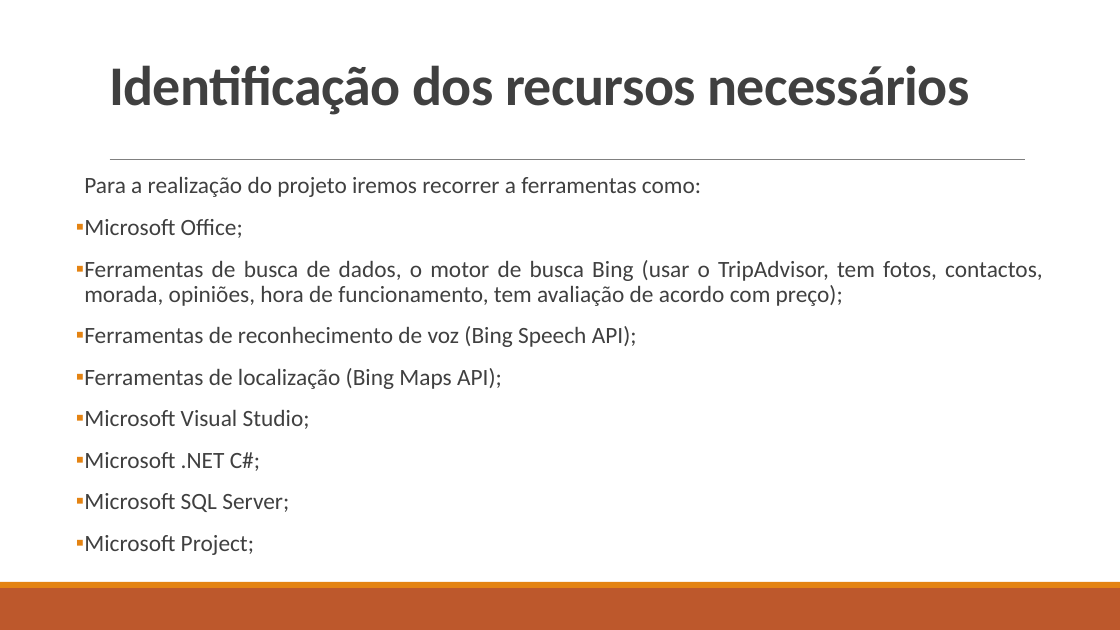
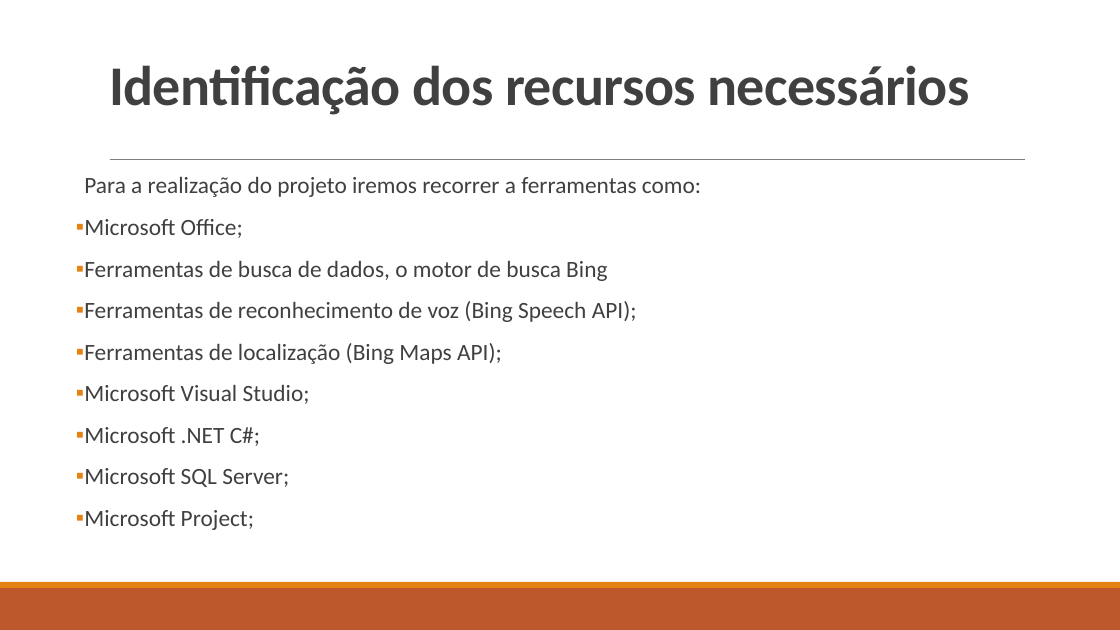
Before and after one commit to natawild/LI4-16-17, a slide deck: slide 10 of Etapa1/Apresentação1fase.pptx. Drawn at 1120x630 pixels with LibreOffice and Linux fonts; fonts in the diff are those of the drawing. Boxes give left, top, right and bottom in pixels: in the first picture for what was removed or moved away, otherwise in the second. Text is boxed around its words. In the diff, an @@ line names an element or a change of style, - is before the commit and + after.

Commit message:
done

```diff
--- a/Etapa1/Apresentação1fase.pptx
+++ b/Etapa1/Apresentação1fase.pptx
@@ text at (x1=84, y1=261, x2=607, y2=281): text changed @@
-▪ Ferramentas de busca de dados, o motor de busca Bing (usar o TripAdvisor, tem fotos, contactos, morada, opiniões, hora de funcionamento, tem avaliação de acordo com preço);
+▪ Ferramentas de busca de dados, o motor de busca Bing
@@ text at (x1=84, y1=301, x2=637, y2=322): alignment left to justified @@
```
Also in this commit, not shown: 1 other slide changed.
